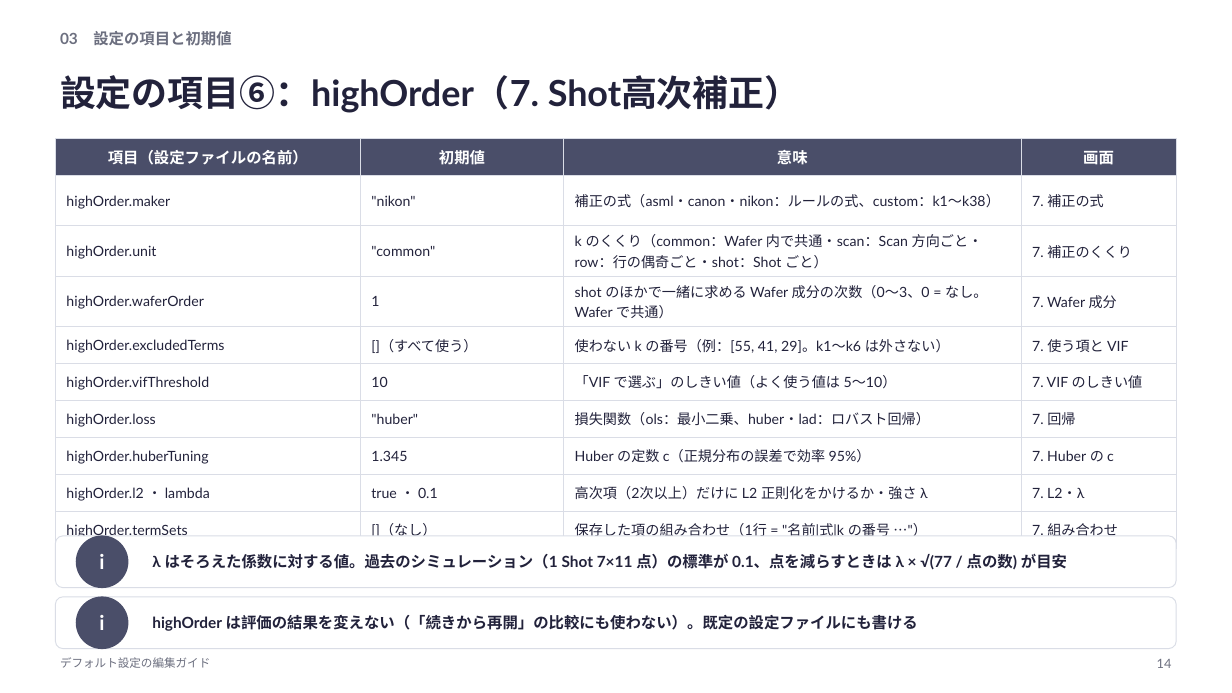
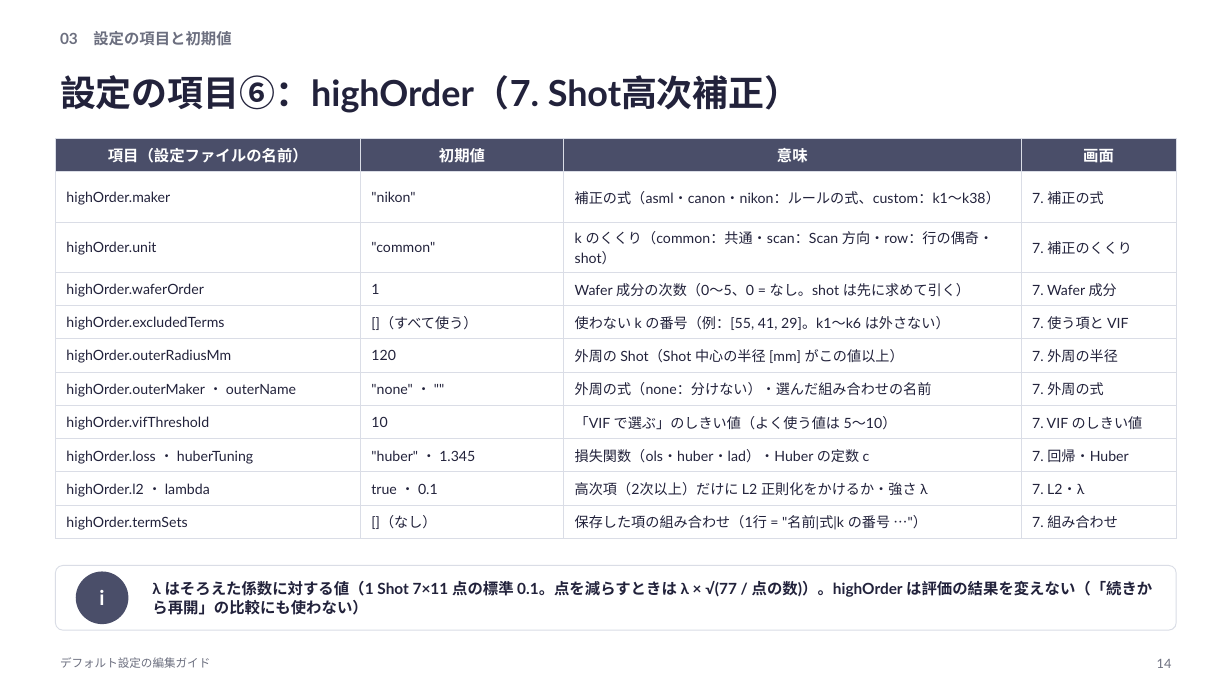
Before and after one commit to rsakamoto-0824/alignment-estimation-benchmark, a slide deck: slide 14 of matlab_app/docs/defaults_guide/デフォルト設定の編集ガイド.pptx. Drawn at 1232x693 pixels with LibreOffice and Linux fonts; fonts in the diff are those of the drawing. Boxes give left, top, right and bottom in pixels: in the first picture for what was removed or moved away, otherwise in the second. Text is boxed around its words. In the diff, an @@ line names an element or a change of style, - is before the commit and + after.

```diff
--- a/matlab_app/docs/defaults_guide/デフォルト設定の編集ガイド.pptx
+++ b/matlab_app/docs/defaults_guide/デフォルト設定の編集ガイド.pptx
@@ table at (55, 139, 1177, 534) @@
-row 3, column 3: k のくくり（common：Wafer 内で共通・scan：Scan 方向ごと・row：行の偶奇ごと・shot：Shot ごと）
+row 3, column 3: k のくくり（common：共通・scan：Scan 方向・row：行の偶奇・shot）
-row 4, column 3: shot のほかで一緒に求める Wafer 成分の次数（0〜3、0 = なし。Wafer で共通）
+row 4, column 3: Wafer 成分の次数（0〜5、0 = なし。shot は先に求めて引く）
+row 6: highOrder.outerRadiusMm | 120 | 外周の Shot（Shot 中心の半径 [mm] がこの値以上） | 7. 外周の半径
+row 7: highOrder.outerMaker ・ outerName | "none" ・ "" | 外周の式（none：分けない）・選んだ組み合わせの名前 | 7. 外周の式
-row 7: highOrder.loss | "huber" | 損失関数（ols：最小二乗、huber・lad：ロバスト回帰） | 7. 回帰
-row 8: highOrder.huberTuning | 1.345 | Huber の定数 c（正規分布の誤差で効率 95%） | 7. Huber の c
+row 9: highOrder.loss ・ huberTuning | "huber" ・ 1.345 | 損失関数（ols・huber・lad）・Huber の定数 c | 7. 回帰・Huber
@@ rounded rectangle: place and size @@
-rounded rectangle at (55, 536, 1177, 588)
+rounded rectangle at (55, 566, 1177, 630)
@@ rounded rectangle at (55, 566, 1177, 630): proportions changed @@
@@ rounded rectangle removed at (55, 597, 1177, 649) @@
@@ ellipse "i": place and size @@
-ellipse "i" at (76, 535, 128, 588)
+ellipse "i" at (76, 571, 128, 624)
@@ ellipse removed at (76, 597, 128, 650) @@
-i
@@ text at (152, 581, 1152, 615): text changed @@
-λ はそろえた係数に対する値。過去のシミュレーション（1 Shot 7×11 点）の標準が 0.1、点を減らすときは λ × √(77 / 点の数) が目安
+λ はそろえた係数に対する値（1 Shot 7×11 点の標準 0.1。点を減らすときは λ × √(77 / 点の数)）。highOrder は評価の結果を変えない（「続きから再開」の比較にも使わない）
@@ text removed at (152, 615, 918, 631) @@
-highOrder は評価の結果を変えない（「続きから再開」の比較にも使わない）。既定の設定ファイルにも書ける
```
Also in this commit, not shown: 1 other slide changed, 28 other files.
